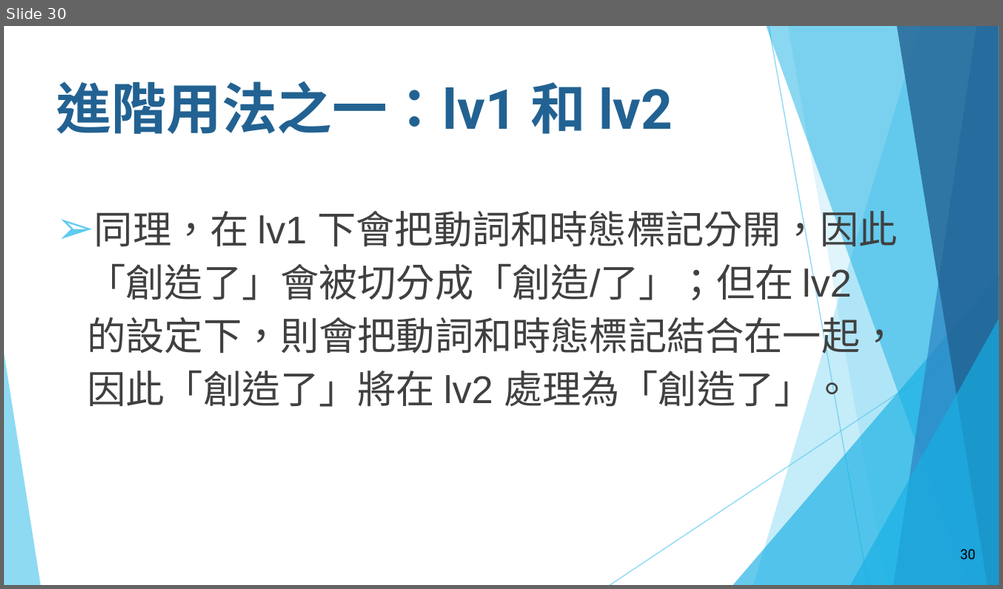
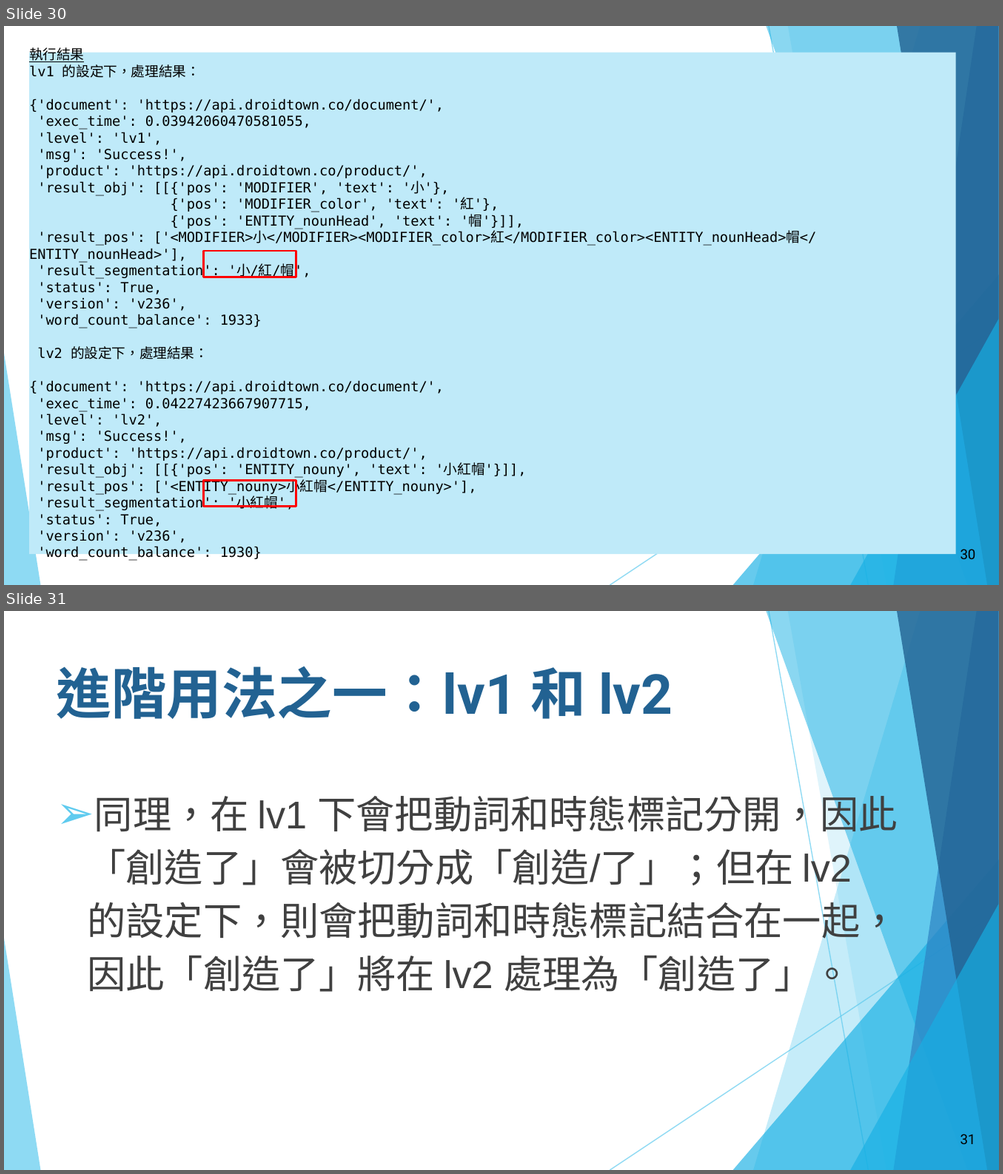
Before and after one commit to howardsukuan/textual-data-analysis-python, a slide deck: week01/文本分析與程式設計Week01.pptx. Shown one above the other, each under a label of ours: slide 30 before the commit, slides 30 and 31 after it. The pictures are 1003x589 and 1003x1174 pixels, drawn with LibreOffice and Linux fonts; fonts in the diff are those of the drawing. Boxes give left, top, right and bottom in pixels: in the first picture for what was removed or moved away, otherwise in the second. Text is boxed around its words. In the diff, an @@ line names an element or a change of style, - is before the commit and + after.

```diff
--- a/week01/文本分析與程式設計Week01.pptx
+++ b/week01/文本分析與程式設計Week01.pptx
@@ slide 30 added at bbox=[4, 26, 999, 585], background #FFFFFF; not listed: 10 template elements that a slide beside it also shows @@
@@ rectangle added at bbox=[29, 53, 955, 555], fill #BFEAF9, 10 pt, text #000000 @@
+執行結果
+lv1 的設定下，處理結果：
+{'document': 'https://api.droidtown.co/document/',
+'exec_time': 0.03942060470581055,
+'level': 'lv1',
+'msg': 'Success!',
+'product': 'https://api.droidtown.co/product/',
+'result_obj': [[{'pos': 'MODIFIER', 'text': '小'},
+{'pos': 'MODIFIER_color', 'text': '紅'},
+{'pos': 'ENTITY_nounHead', 'text': '帽'}]],
+'result_pos': ['<MODIFIER>小</MODIFIER><MODIFIER_color>紅</MODIFIER_color><ENTITY_nounHead>帽</ENTITY_nounHead>'],
+'result_segmentation': '小/紅/帽',
+'status': True,
+'version': 'v236',
+'word_count_balance': 1933}
+lv2 的設定下，處理結果：
+{'document': 'https://api.droidtown.co/document/',
+'exec_time': 0.04227423667907715,
+'level': 'lv2',
+'msg': 'Success!',
+'product': 'https://api.droidtown.co/product/',
+'result_obj': [[{'pos': 'ENTITY_nouny', 'text': '小紅帽'}]],
+'result_pos': ['<ENTITY_nouny>小紅帽</ENTITY_nouny>'],
+'result_segmentation': '小紅帽',
+'status': True,
+'version': 'v236',
+'word_count_balance': 1930}
@@ rectangle added at bbox=[204, 251, 296, 277], outline #FF0000 1.5 pt @@
@@ rectangle added at bbox=[204, 480, 296, 506], outline #FF0000 1.5 pt @@
@@ page number added at bbox=[960, 549, 976, 560], 10 pt, text #000000 @@
+30
@@ what was slide 30 is now slide 31 @@
@@ page number at bbox=[960, 1134, 976, 1145]: text changed @@
-30
+31
```
Also in this commit, not shown: 2 slides changed, 2 other files.
